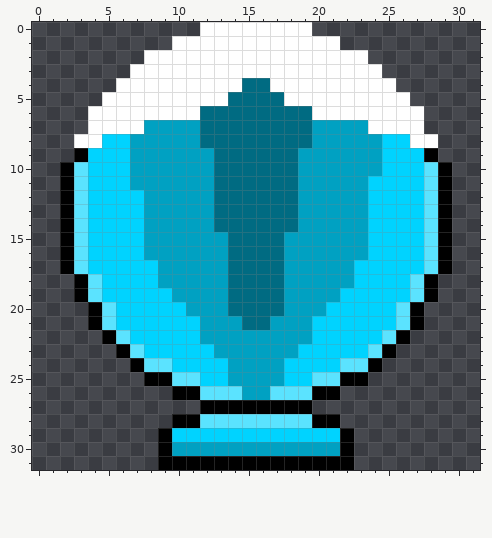
A pixel-art file gets an edit: Resources/Unexported/Images/player.ase. Above, as it was before the edit.
32x32 pixels, 1 frame.
The result:
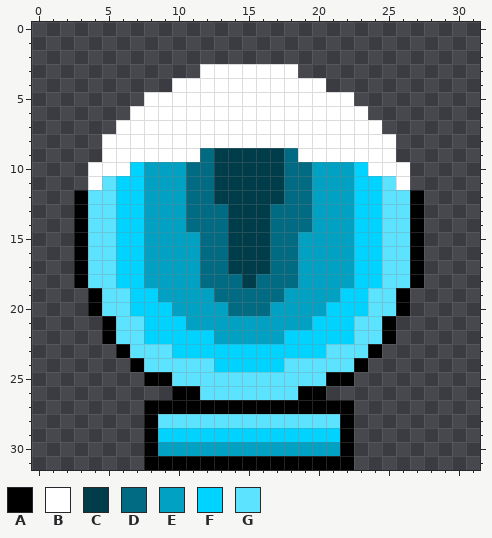
Palette (. is transparent): A #000000  B #ffffff  C #003d4b  D #006b82  E #00a1c2  F #00d3ff  G #5be3ff
The edit:
There is now colour A in row 27 at x 8 to 11 and 20 to 22; in row 28 at x 8 and 22; in rows 29 to 31 at x 8.
The edit turns colour F into colour A in rows 12 to 17 at x 27; in row 19 at x 26; in row 21 at x 25.
The edit turns colour G into colour A in rows 12 to 17 at x 3; in row 18 at x 27; in row 19 at x 4; in row 20 at x 26; in row 21 at x 5; in row 22 at x 25.
The edit turns colour G into colour A in row 23 at x 24; in row 24 at x 23; in row 25 at x 21; in row 26 at x 19.
The edit turns colour D into colour B in row 4 at x 15 to 16; in row 5 at x 14 to 17; in rows 6 to 8 at x 12 to 19.
The edit turns colour E into colour B in row 7 at x 8 to 11 and 20 to 23; in row 8 at x 7 to 11 and 20 to 24; in row 9 at x 7 to 11 and 19 to 24; in row 10 at x 24.
The edit turns colour F into colour B in rows 8 to 9 at x 5 to 6 and 25; in row 10 at x 4 to 6 and 25 to 26; in row 11 at x 4 and 26.
The edit turns colour D into colour C in rows 9 to 12 at x 13 to 17; in rows 13 to 17 at x 14 to 16; in row 18 at x 15.
The edit turns colour E into colour D in row 9 at x 12; in rows 10 to 14 at x 11 to 12 and 19; in rows 15 to 18 at x 12 to 13 and 18; in row 19 at x 13.
The edit turns colour A into colour E in row 30 at x 9.
The edit turns colour D into colour E in row 20 at x 17; in row 21 at x 15 to 16.
The edit turns colour F into colour E in rows 17 to 18 at x 8; in row 19 at x 9; in row 20 at x 10; in row 21 at x 11.
The edit turns colour A into colour F in row 29 at x 9.
The edit turns colour E into colour F in rows 10 to 11 at x 7 and 23; in rows 12 to 16 at x 23; in row 22 at x 12 and 18 to 19; in row 23 at x 13 to 18; in row 24 at x 14 to 17.
There is now colour G in row 28 at x 9.
The edit turns colour A into colour G in row 28 at x 10 to 11 and 20 to 21.
The edit turns colour E into colour G in row 25 at x 14 to 17; in row 26 at x 15 to 16.
The edit turns colour F into colour G in row 11 at x 5 and 25; in rows 12 to 17 at x 4 to 5 and 25 to 26; in row 18 at x 5 and 25 to 26; in row 19 at x 5 to 6 and 24 to 25; in row 20 at x 6 and 24 to 25; in row 21 at x 6 to 7 and 23 to 24.
The edit turns colour F into colour G in row 22 at x 7 and 23 to 24; in row 23 at x 8 to 9 and 21 to 23; in row 24 at x 10 to 12 and 18 to 21; in row 25 at x 12 to 13 and 18 to 19.
The edit erases colour A in row 9 at x 3 and 28; in rows 10 to 17 at x 2 and 29; in row 18 at x 28; in row 19 at x 3 and 28; in row 20 at x 27; in row 21 at x 4 and 27.
The edit erases colour A in row 22 at x 26; in row 23 at x 25; in row 24 at x 24; in row 25 at x 23; in row 26 at x 21.
The edit erases colour B in row 0 at x 12 to 19; in row 1 at x 10 to 21; in row 2 at x 8 to 23; in row 3 at x 7 to 11 and 19 to 24; in row 4 at x 6 to 9 and 21 to 25; in row 5 at x 5 to 7 and 23 to 26.
The edit erases colour B in row 6 at x 4 to 6 and 24 to 27; in row 7 at x 4 to 5 and 25 to 27; in row 8 at x 3 to 4 and 27 to 28.
The edit erases colour F in row 8 at x 26; in row 9 at x 4 and 26 to 27; in rows 10 to 11 at x 27.
The edit erases colour G in rows 10 to 11 at x 3 and 28; in rows 12 to 17 at x 28; in row 19 at x 27; in row 21 at x 26.
Boxes around the changes in both pictures, in picture pixels (x1, y1, x2, y2):
changed: (60, 22, 452, 470)
